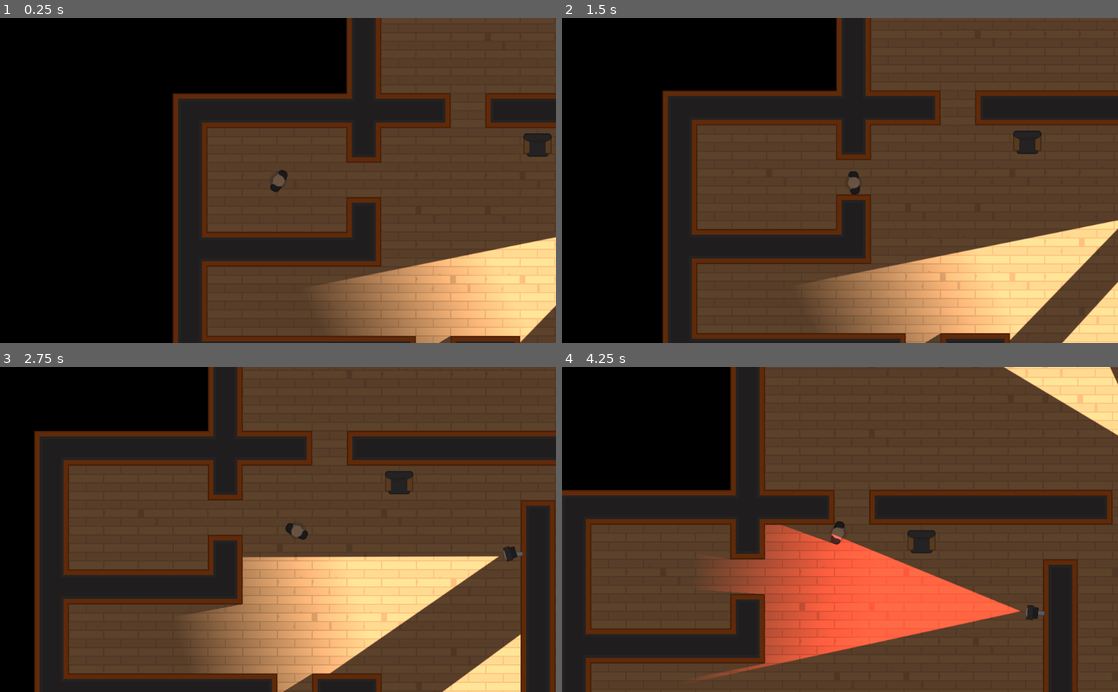
Above: before the commit, frames 1-4 (two rows, left to right).
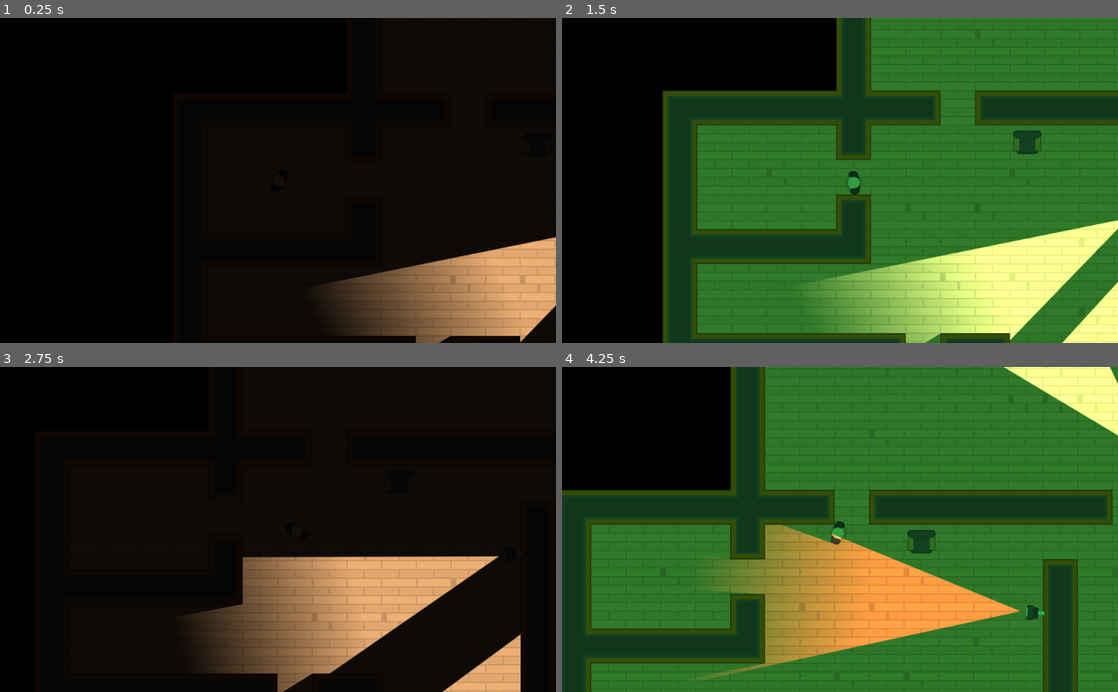
Above: after the commit, the same moments.

Repository: kleimaj/top-down-sneaky
Game: Godot game, scene res://Levels/Level1.tscn
Same seed, same stepped clock (60 frames per second), same inputs: the game is played once before the commit and once after it.
Inputs (mouse positions are in pixels of both pictures, inside the frame that each line leads up to):
- Up to frame 1 (0.25 s): no input
- Up to frame 2 (1.5 s): tap Enter at 0.5 s; move the mouse to (962, 164) at 0.52 s; hold D (move_right) 0.53-1.28 s; tap Space (fire) at 0.6, 1.35 s; move the mouse to (728, 196) at 1.27 s; hold S (move_down) from 1.28 s (still down)
- Up to frame 3 (2.75 s): move the mouse to (333, 458) at 2.02 s; release S (move_down) at 2.03 s; hold D (move_right) from 2.03 s (still down); tap Space (fire) at 2.1 s
- Up to frame 4 (4.25 s): move the mouse to (812, 594) at 2.77 s; release D (move_right) at 2.78 s; hold W (move_up) 2.78-3.53 s; tap Space (fire) at 2.85, 3.6 s; move the mouse to (1006, 578) at 3.52 s; hold A (move_left) from 3.53 s (still down)

The runs differ from the first frame. In frame 1, 62% of the frame differs, in the area x 31-100%, y 0-100%; in frame 2, 75%; in frame 3, 88%; in frame 4, 88%, in the area x 0-100%, y 0-100%.
Error in both runs: Invalid get index '0' (on base: 'PoolVector2Array'). (res://Characters/NPCs/Guard.gd:22)

Commit message:
adds NightVision toggle

Diff:
--- /dev/null
+++ b/Interface/VisionMode.gd
@@ -0,0 +1,34 @@
+extends CanvasModulate
+
+const DARK = Color("111111")
+const NIGHT_VISION = Color("37bf62")
+
+var enabled = true
+
+func _ready():
+	visible = true
+	color = DARK
+
+func cycle_vision_mode():
+	if color == NIGHT_VISION and enabled:
+		DARK_mode()
+	elif enabled:
+		NIGHT_VISION_mode()
+
+func DARK_mode():
+	color = DARK
+	$AudioStreamPlayer.stream = load("res://SFX/nightvision_off.wav")
+	$AudioStreamPlayer.play()
+	enabled = false
+	$Timer.start()
+
+func NIGHT_VISION_mode():
+	color = NIGHT_VISION
+	$AudioStreamPlayer.stream = load("res://SFX/nightvision.wav")
+	$AudioStreamPlayer.play()
+	enabled = false
+	$Timer.start()
+
+
+func _on_Timer_timeout():
+	enabled = true
--- /dev/null
+++ b/Interface/VisionMode.tscn
@@ -0,0 +1,17 @@
+[gd_scene load_steps=2 format=2]
+
+[ext_resource path="res://Interface/VisionMode.gd" type="Script" id=1]
+
+[node name="VisionMode" type="CanvasModulate" groups=[
+"Interface",
+]]
+visible = false
+color = Color( 0.0666667, 0.0666667, 0.0666667, 1 )
+script = ExtResource( 1 )
+
+[node name="AudioStreamPlayer" type="AudioStreamPlayer" parent="."]
+volume_db = -10.0
+
+[node name="Timer" type="Timer" parent="."]
+one_shot = true
+[connection signal="timeout" from="Timer" to="." method="_on_Timer_timeout"]
--- a/Levels/TemplateLevel.tscn
+++ b/Levels/TemplateLevel.tscn
@@ -1,8 +1,9 @@
-[gd_scene load_steps=21 format=2]
+[gd_scene load_steps=22 format=2]
 
 [ext_resource path="res://Tiles/Tiles.tres" type="TileSet" id=1]
 [ext_resource path="res://Characters/Player.tscn" type="PackedScene" id=2]
 [ext_resource path="res://GFX/Tilesheet/tilesheet_complete.png" type="Texture" id=3]
+[ext_resource path="res://Interface/VisionMode.tscn" type="PackedScene" id=4]
 
 [sub_resource type="OccluderPolygon2D" id=8]
 polygon = PoolVector2Array( 0, 0, 64, 0, 64, 64, 0, 64 )
@@ -250,8 +251,7 @@
 [node name="Player" parent="." instance=ExtResource( 2 )]
 position = Vector2( 66.0424, -30.684 )
 
-[node name="CanvasModulate" type="CanvasModulate" parent="."]
-color = Color( 0.415686, 0.396078, 0.396078, 1 )
+[node name="VisionMode" parent="." instance=ExtResource( 4 )]
 
 [node name="Cameras" type="Node" parent="."]
 
--- a/Player.gd
+++ b/Player.gd
@@ -22,6 +22,6 @@
 	else:
 		motion.x = lerp(motion.x, 0, FRICTION)
 
-#func _input(event):
-#	if Input.is_action_just_pressed("fire"):
-#		$Torch.enabled = !$Torch.enabled
+func _input(event):
+	if Input.is_action_just_pressed("fire"):
+		get_tree().call_group("Interface", "cycle_vision_mode")
